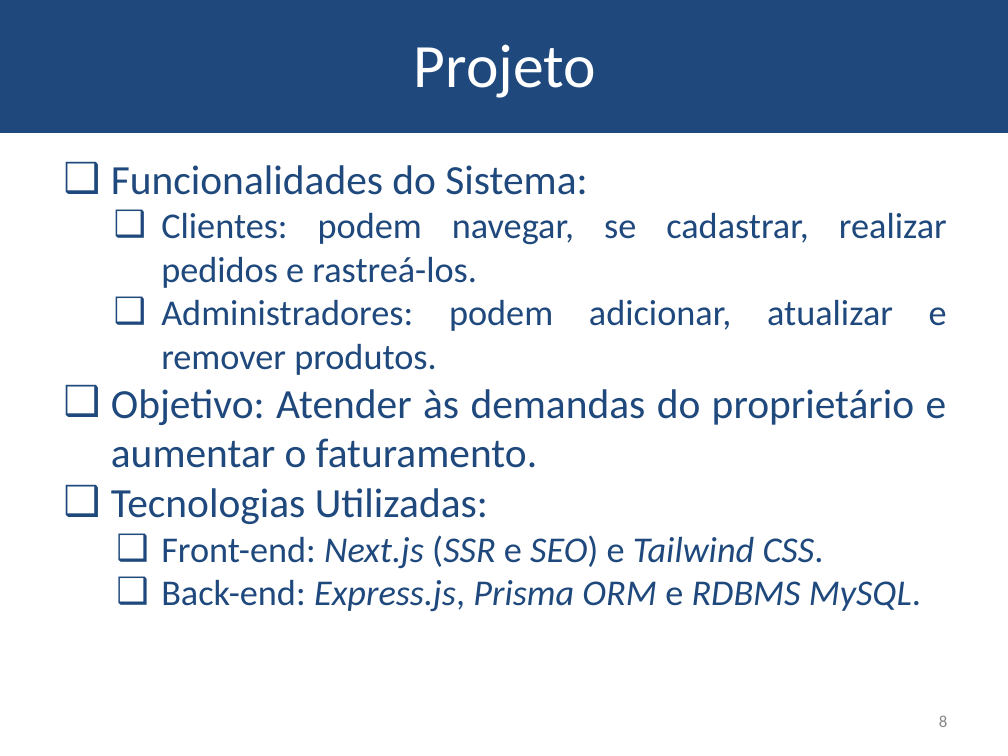
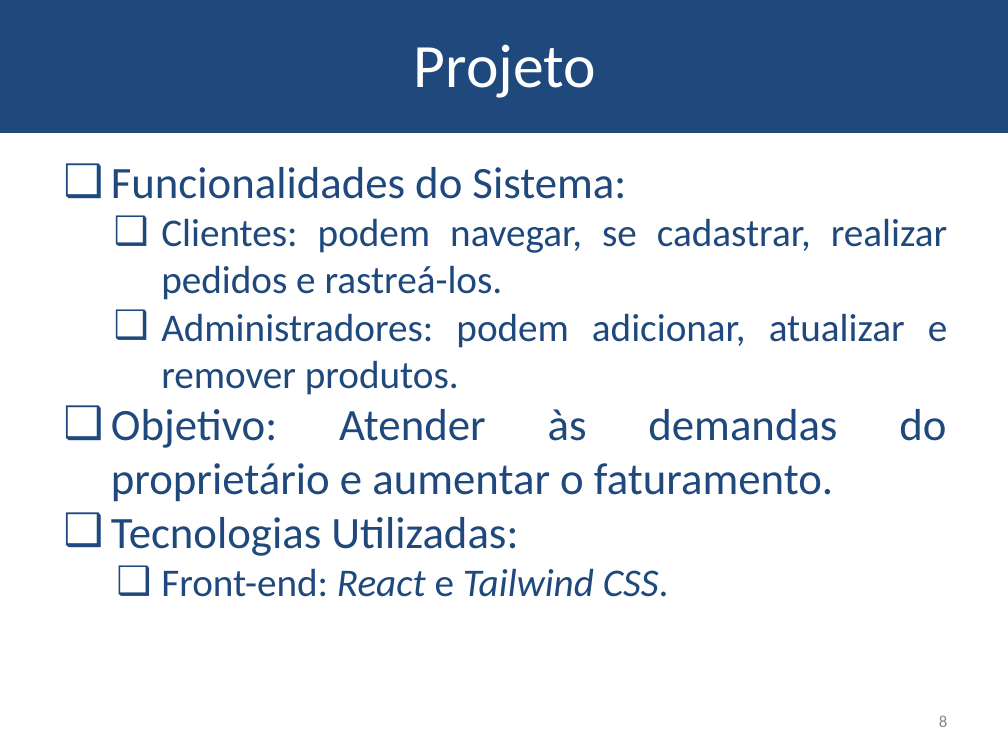
Before and after one commit to bgbaine/ads, a slide deck: slide 8 of esi/aula12/atividades/Modelo de apresentação.pptx. Drawn at 1008x756 pixels with LibreOffice and Linux fonts; fonts in the diff are those of the drawing; background and template pictures are left out. Boxes give left, top, right and bottom in pixels: in the first picture for what was removed or moved away, otherwise in the second. Text is boxed around its words. In the diff, an @@ line names an element or a change of style, - is before the commit and + after.

```diff
--- a/esi/aula12/atividades/Modelo de apresentação.pptx
+++ b/esi/aula12/atividades/Modelo de apresentação.pptx
@@ text at [111,167,948,556]: size 29.6 to 32 pt in "Funcionalidades do Sistema:", "Objetivo: Atender às demandas do proprietário e ...", "Tecnologias Utilizadas:"; size 25.9 to 28 pt in "Clientes: podem navegar, se cadastrar, realizar pedidos ...", "Administradores: podem adicionar, atualizar e remover produt ..." @@
@@ text at [161,568,669,597]: text changed; size 25.9 to 28 pt @@
-  ❑ Front-end: Next.js (SSR e SEO) e Tailwind CSS.
-  ❑ Back-end: Express.js, Prisma ORM e RDBMS MySQL.
+  ❑ Front-end: React e Tailwind CSS.
```
Also in this commit, not shown: 4 other slides changed, 1 slide removed, 54 other files.
